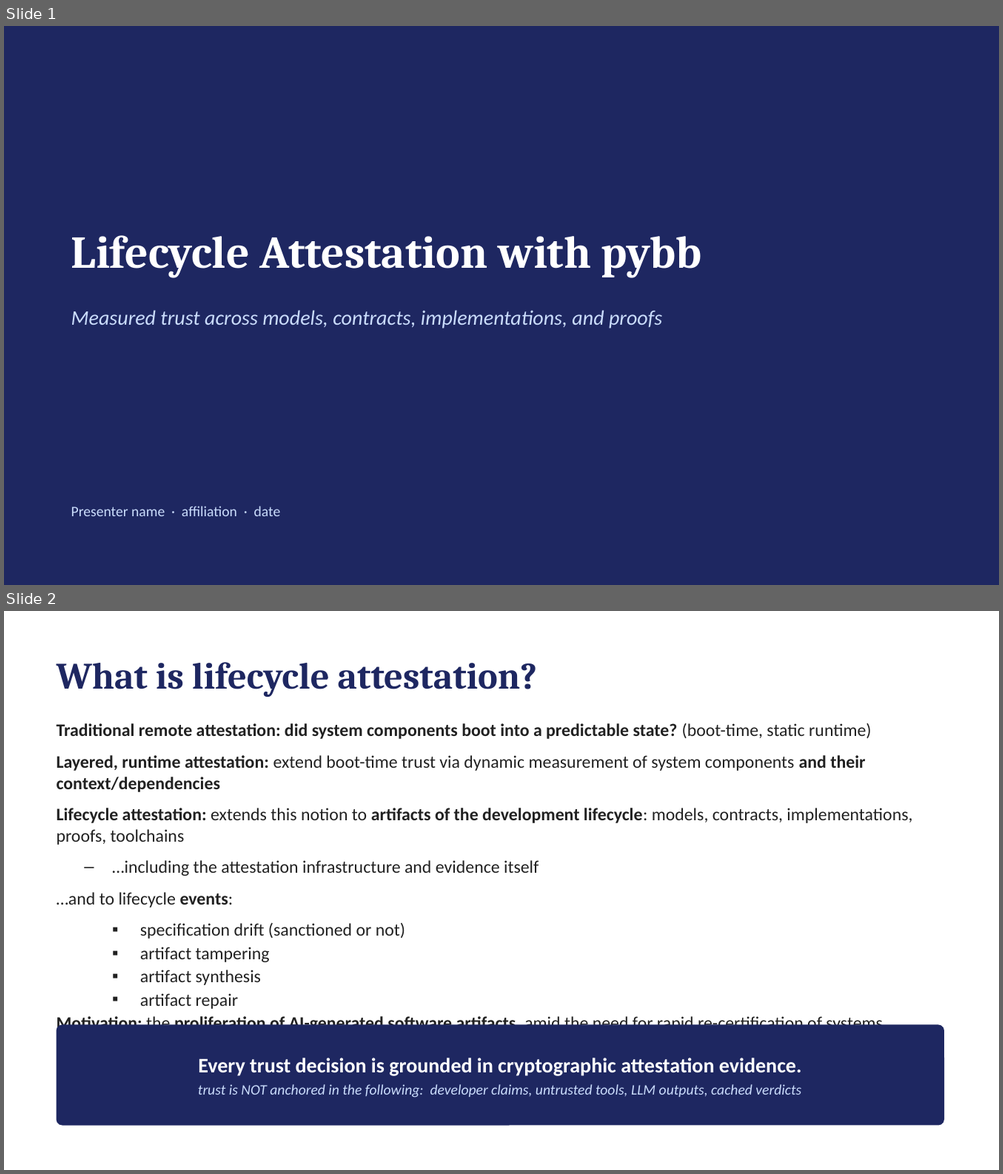
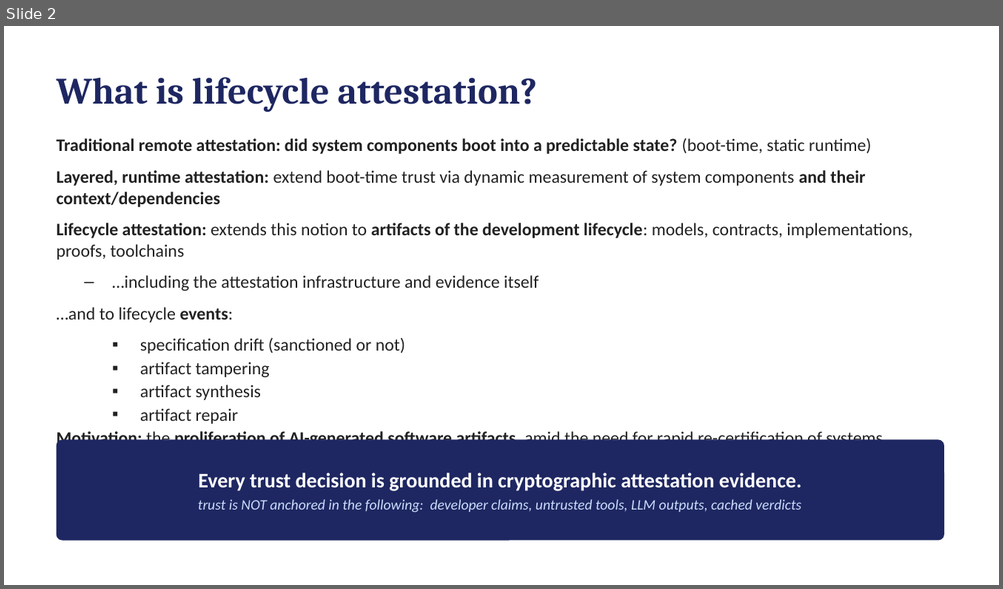
Before and after one commit to ku-sldg/pybb, a slide deck: docs/video_slides_draft.pptx. Shown one above the other, each under a label of ours: slides 1 and 2 before the commit, slide 2 after it. The pictures are 1003x1174 and 1003x589 pixels, drawn with LibreOffice and Linux fonts; fonts in the diff are those of the drawing. Boxes give left, top, right and bottom in pixels: in the first picture for what was removed or moved away, otherwise in the second. Text is boxed around its words. In the diff, an @@ line names an element or a change of style, - is before the commit and + after.

```diff
--- a/docs/video_slides_draft.pptx
+++ b/docs/video_slides_draft.pptx
@@ slide 1 removed at (4, 26, 999, 585), background #1E2761 @@
@@ text removed at (71, 235, 702, 278) @@
-Lifecycle Attestation with pybb
@@ text removed at (71, 310, 662, 329) @@
-Measured trust across models, contracts, implementations, and proofs
@@ text removed at (71, 506, 281, 517) @@
-Presenter name · affiliation · date
```
Also in this commit, not shown: 1 slide added, 2 other files.
